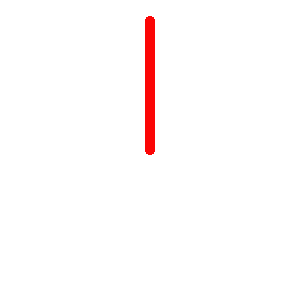
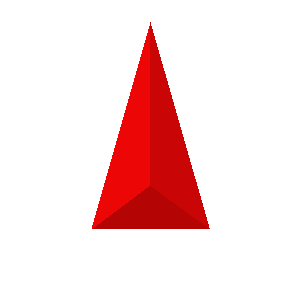
Layers edited between the first and the second 300×300 image:
added layer "Layer" above "compass - redline.png" over [92, 20, 210, 229]
painted on "compass - redline.png" over [145, 16, 155, 155]
